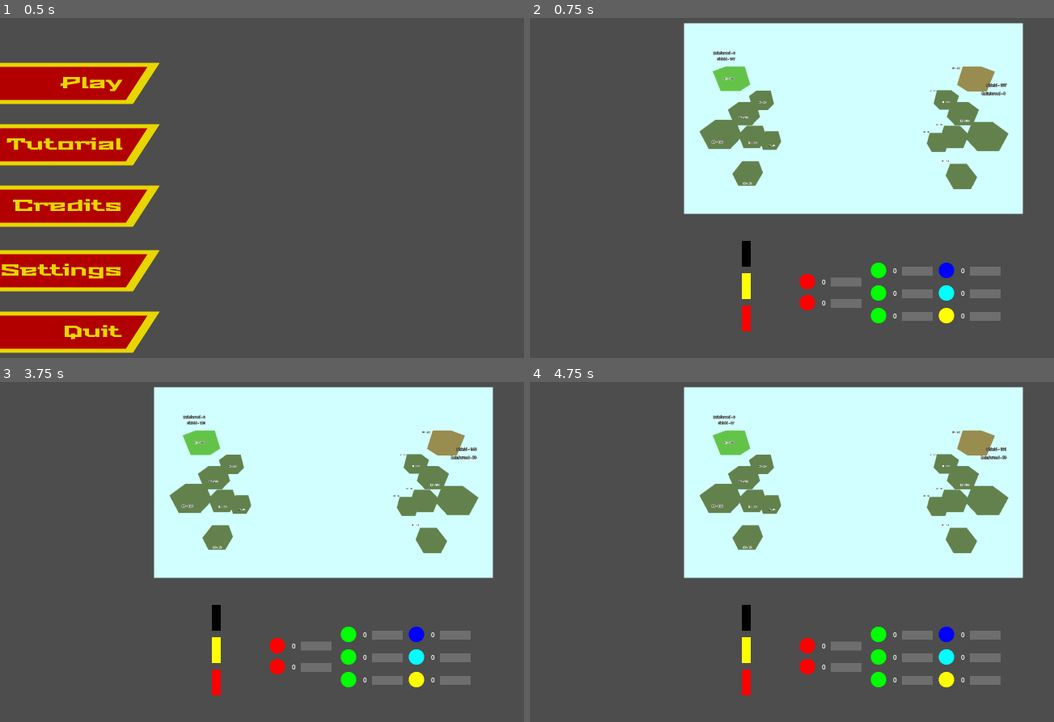
Above: before the commit, frames 1-4 (two rows, left to right).
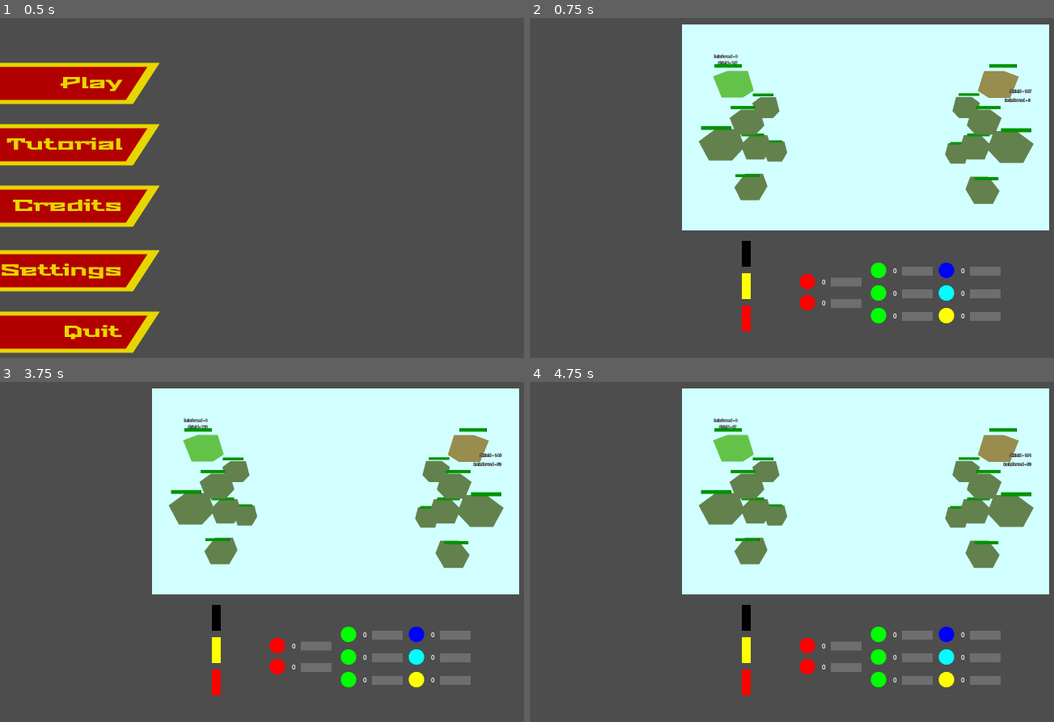
Above: after the commit, the same moments.

Repository: Wrygondryn/Megazord_BIGMODE2025
Game: Godot game, scene res://scenes/main_menu.tscn
Same seed, same stepped clock (60 frames per second), same inputs: the game is played once before the commit and once after it.
Inputs (mouse positions are in pixels of both pictures, inside the frame that each line leads up to):
- Up to frame 1 (0.5 s): no input
- Up to frame 2 (0.75 s): click "Play" at 0.5 s
- Up to frame 3 (3.75 s): tap Enter at 1.25, 2.75 s; move the mouse to (466, 535) at 1.27 s; click (466, 535) at 1.35 s; tap Space at 2, 3.5 s; move the mouse to (193, 569) at 2.02 s; click (193, 569) at 2.1 s; move the mouse to (387, 470) at 2.77 s; click (387, 470) at 2.85 s; move the mouse to (293, 623) at 3.52 s; click (293, 623) at 3.6 s
- Up to frame 4 (4.75 s): tap Enter at 4.25 s; move the mouse to (1048, 606) at 4.27 s; click (1048, 606) at 4.35 s

Frame 1 is identical in both runs. In frame 2, 13% of the frame differs, in the area x 29-100%, y 1-63%; in frame 3, 13%; in frame 4, 13%.

Commit message:
Body Part HP Bars
Body Parts now have HP bars that float nearby them and always face the camera.

Diff:
--- a/scenes/body_part_3d.tscn
+++ b/scenes/body_part_3d.tscn
@@ -7,12 +7,20 @@
 
 [node name="BodyPart3D" type="Node3D"]
 script = ExtResource("1_ap2fx")
+hp_colour = Color(0, 0.577795, 5.77569e-07, 1)
 
 [node name="CSGBox3D" type="CSGBox3D" parent="."]
 material_override = SubResource("StandardMaterial3D_s6465")
 
+[node name="HPBar" type="Sprite3D" parent="."]
+transform = Transform3D(1, 0, 0, 0, 1, 0, 0, 0, 1, 0, 0.838903, 0)
+billboard = 1
+region_enabled = true
+region_rect = Rect2(0, 0, 126, 16)
+
 [node name="HPDisplay_TEMP" type="Label3D" parent="."]
 transform = Transform3D(1, 0, 0, 0, 1, 0, 0, 0, 1, -0.972325, 0.284817, 0.529171)
+visible = false
 billboard = 1
 modulate = Color(0, 0, 0, 1)
 outline_modulate = Color(1, 1, 1, 1)
--- a/scenes/game.tscn
+++ b/scenes/game.tscn
@@ -155,13 +155,13 @@
 volume_db = 6.0
 
 [node name="BattleView" type="Sprite2D" parent="."]
-position = Vector2(0, -171)
-scale = Vector2(1.04694, 1.04694)
+position = Vector2(30, -149)
+scale = Vector2(0.567292, 0.567292)
 texture = ExtResource("6_1fs6v")
 
 [node name="SubViewport" type="SubViewport" parent="."]
 gui_disable_input = true
-size = Vector2i(800, 450)
+size = Vector2i(1600, 900)
 
 [node name="WorldEnvironment" type="WorldEnvironment" parent="SubViewport"]
 environment = SubResource("Environment_7u6u4")
--- a/scripts/body_part_3d.gd
+++ b/scripts/body_part_3d.gd
@@ -1,16 +1,17 @@
 extends Node3D
 
 @export var kind: Helpers.BodyPart = Helpers.BodyPart.ANY
+@export var hp_colour: Color
 @export_range(10.0, 10000.0, 1.0, "or_greater", "hide_slider") var max_hp: float
 
 @onready var modules: Node = $Modules
 @onready var hp_display_temp: Label3D = $HPDisplay_TEMP
 @onready var condition_display_temp: Label3D = $ConditionDisplay_TEMP
 @onready var condition_timer: Timer = $ConditionTimer
+@onready var hp_bar: Sprite3D = $HPBar
 
 var hp: float
 var condition := Helpers.Condition.NONE
-
 
 signal action_ready
 
@@ -23,14 +24,27 @@
 
 # Called every frame. 'delta' is the elapsed time since the previous frame.
 func _process(delta: float) -> void:
+	if condition_timer.is_stopped():
+		condition = Helpers.Condition.NONE
+
 	hp_display_temp.text = "HP - %.0f" % hp
 	if condition != Helpers.Condition.NONE:
 		condition_display_temp.text = Helpers.Condition.keys()[condition]
 	else:
 		condition_display_temp.text = ""
 
-	if condition_timer.is_stopped():
-		condition = Helpers.Condition.NONE
+	#NOTE: By default, Gradient starts with 2 points
+	var hp_gradient := Gradient.new()
+	hp_gradient.interpolation_mode = Gradient.GRADIENT_INTERPOLATE_CONSTANT
+	hp_gradient.set_color(0, hp_colour)
+	hp_gradient.set_offset(1, hp / max_hp)
+	hp_gradient.set_color(1, Color.BLACK)
+
+	var hp_texture := GradientTexture1D.new()
+	hp_texture.gradient = hp_gradient
+	hp_texture.width = hp_bar.region_rect.size.x
+
+	hp_bar.texture = hp_texture
 
 func _on_module_fully_charged(data: ModuleData) -> void:
 	match condition:
